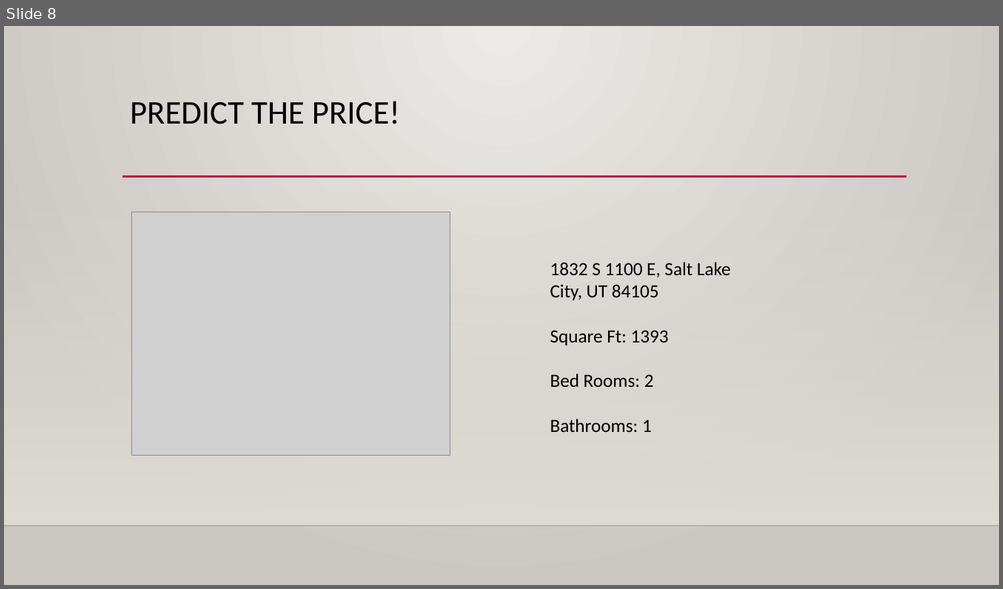
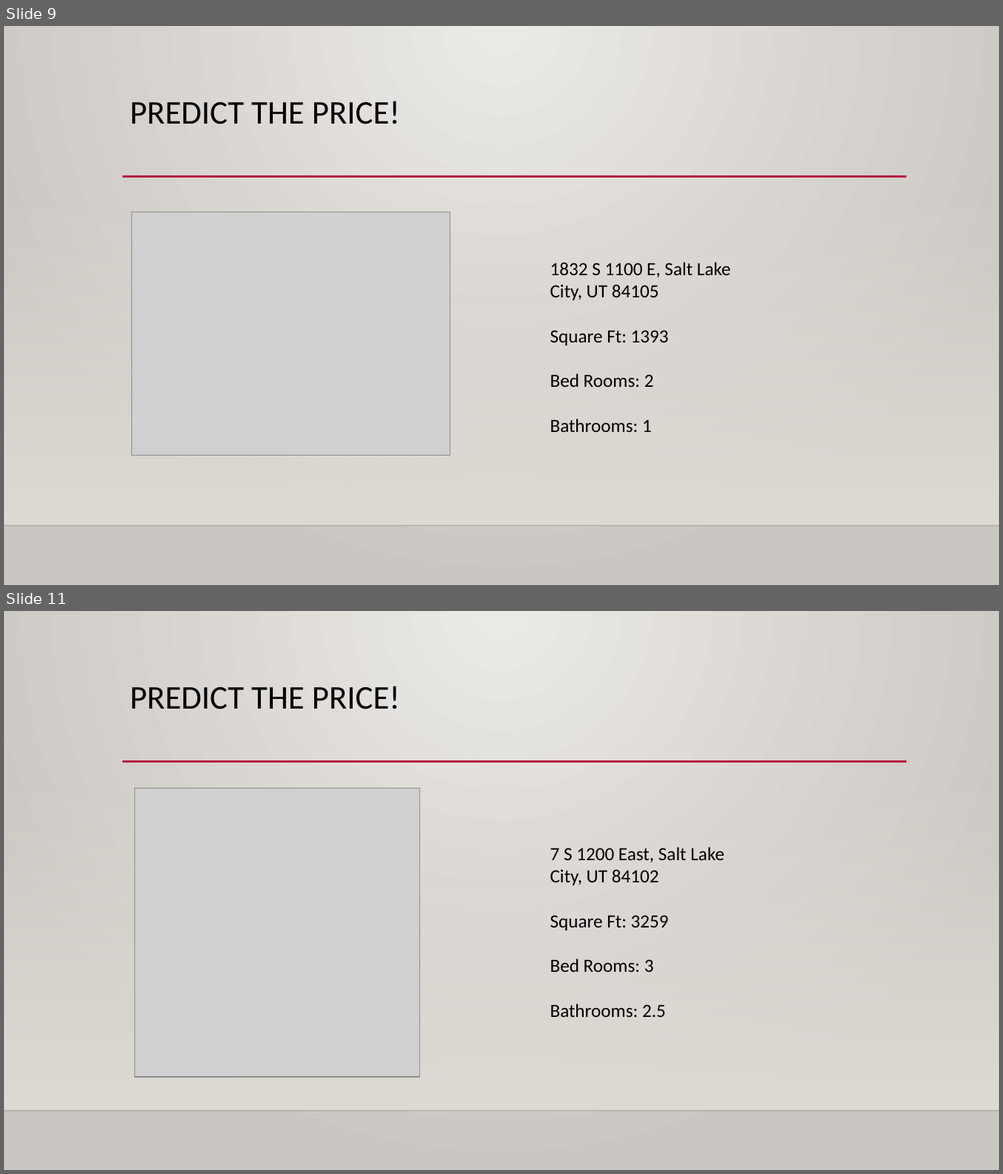
Before and after one commit to VincentLa/neumont-college, a slide deck: Machine Learning Teaching Example VLa.pptx. Shown one above the other, each under a label of ours: slide 8 before the commit, slides 9 and 11 after it; the slides between them are not shown. The pictures are 1003x589 and 1003x1174 pixels, drawn with LibreOffice and Linux fonts; fonts in the diff are those of the drawing; grey boxes stand for pictures; background and template pictures are left out. Boxes give left, top, right and bottom in pixels: in the first picture for what was removed or moved away, otherwise in the second. Text is boxed around its words. In the diff, an @@ line names an element or a change of style, - is before the commit and + after.

```diff
--- a/Machine Learning Teaching Example VLa.pptx
+++ b/Machine Learning Teaching Example VLa.pptx
@@ slide 11 added at <box>4,611,999,1170</box>, background gradient #ECEAE7 to #CAC7C1; not listed: 3 template elements that a slide beside it also shows @@
@@ title added at <box>130,686,400,709</box>, 32 pt, text #000000 @@
+PREDICT THE PRICE!
@@ picture added at <box>134,789,420,1078</box> @@
@@ text added at <box>550,847,724,1017</box>, 18 pt, text #000000 @@
+7 S 1200 East, Salt Lake City, UT 84102
+Square Ft: 3259
+Bed Rooms: 3
+Bathrooms: 2.5
@@ what was slide 8 is now slide 9 @@
```
Also in this commit, not shown: 1 slide changed, 6 other slides added, 2 other files.
